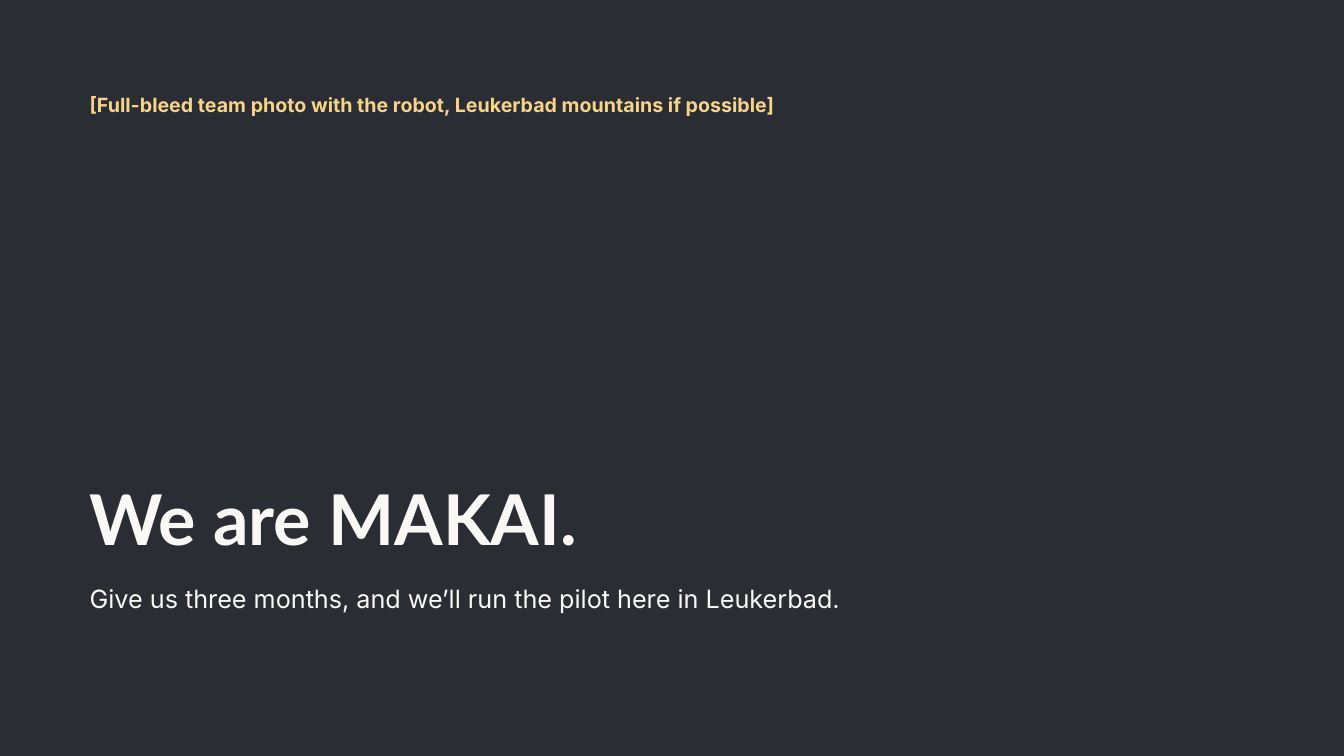
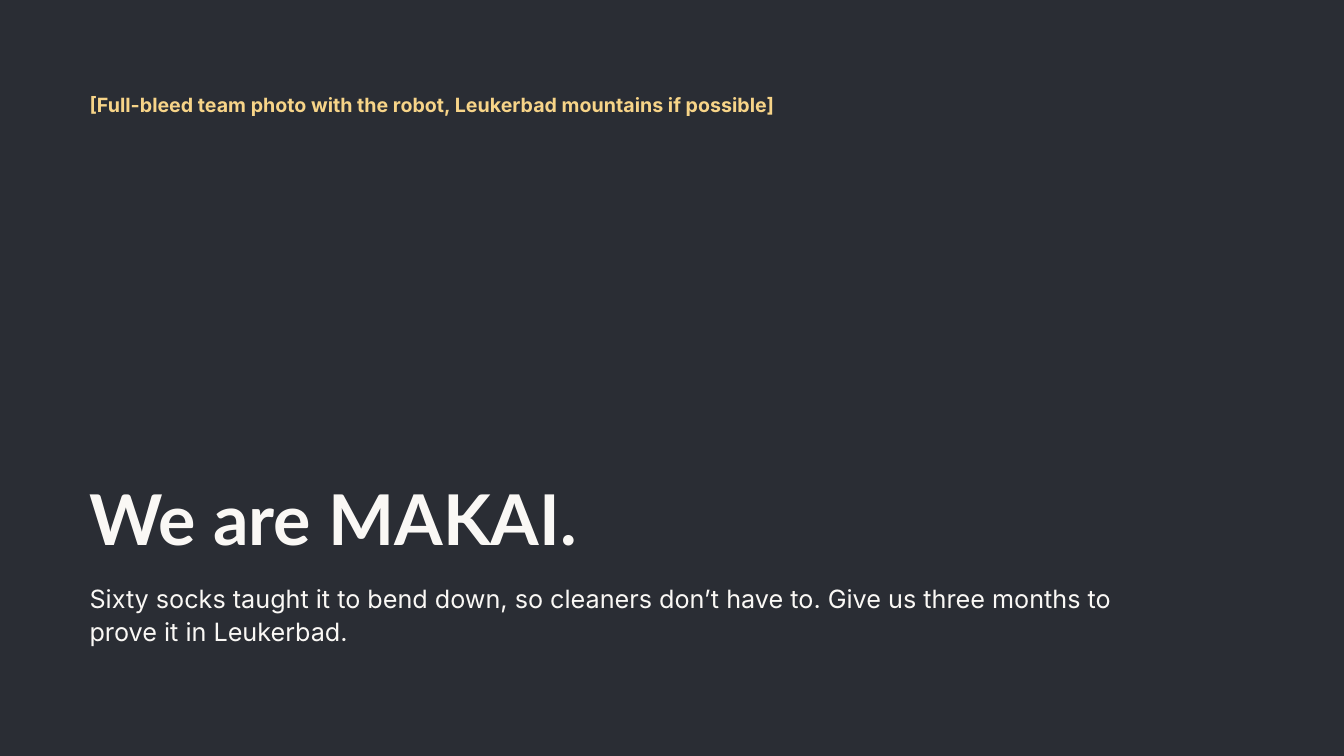
Before and after one commit to AliGhemires/MAKAI, a slide deck: slide 14 of MAKAI pitch.pptx (slide 13 before the commit). Drawn at 1344x756 pixels with LibreOffice and Linux fonts; fonts in the diff are those of the drawing. Boxes give left, top, right and bottom in pixels: in the first picture for what was removed or moved away, otherwise in the second. Text is boxed around its words. In the diff, an @@ line names an element or a change of style, - is before the commit and + after.

```diff
--- a/MAKAI pitch.pptx
+++ b/MAKAI pitch.pptx
@@ text at (90,589,1111,646): text changed @@
-Give us three months, and we’ll run the pilot here in Leukerbad.
+Sixty socks taught it to bend down, so cleaners don’t have to. Give us three months to prove it in Leukerbad.
```
Also in this commit, not shown: 6 other slides changed, 1 slide added, 7 other files.
